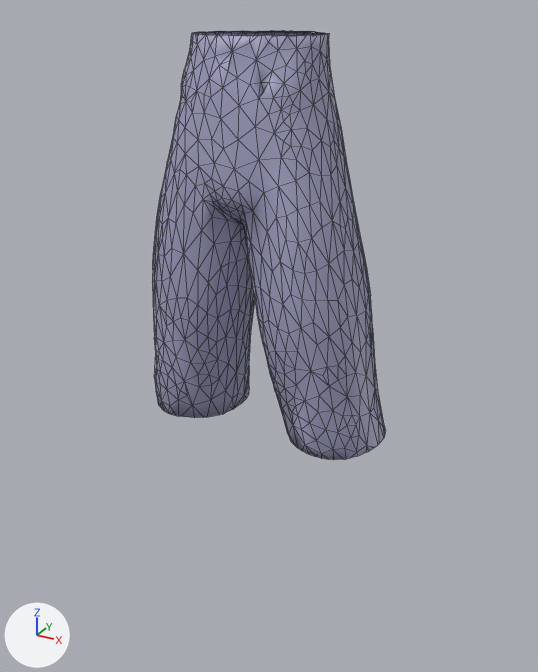
Two versions of the FBX model Assets/Resources/WRLDZ/Avatar3D/Clothes/argon_bottoms_bonz_dk_male.fbx, one commit apart.
Before and after are seen from a 50 mm camera at (0.546, -0.988, 1.247) aimed at (-0.001, 0.007, 0.75). The lights are fixed; the arrows at lower left show +X, +Y and +Z. The first picture is the older version. Mesh edges are drawn as thin lines.

The first picture shows 'ArgonCloth'.
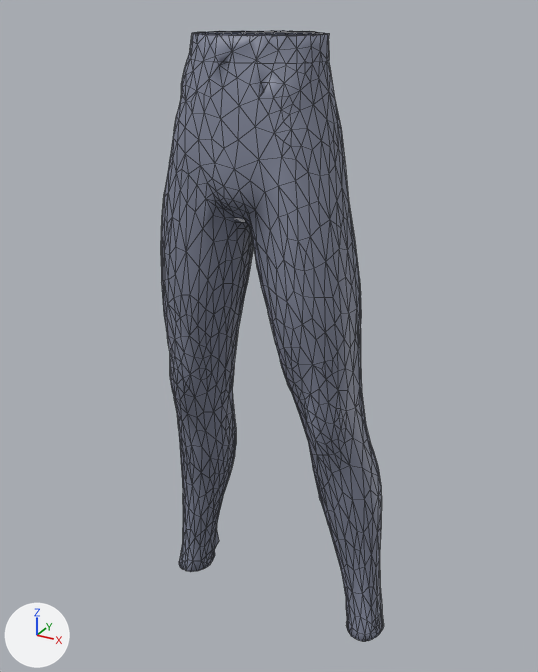
Boxes [x1, y1, x2, y2] around the edits, measured in the pictures (538 x 672 px; the box of a moved part takes in the faces that stretch with it):
```json
{"object": "ArgonCloth", "change": "reshaped", "before": [152, 30, 385, 460], "after": [161, 30, 384, 641], "on screen": "42% taller"}
{"part": 1, "of": "me_argoncloth_001", "change": "moved or reshaped", "before": [157, 366, 385, 460], "after": [174, 44, 384, 641]}
{"part": 2, "of": "me_argoncloth_001", "change": "recoloured", "before": [152, 30, 384, 453], "after": [161, 30, 366, 444]}
```

Scene script edits in JSON lines:
```json
{"op": "add", "block": "mat_argoncloth_bottoms_mat", "code": ["mat_argoncloth_bottoms_mat = principled_material('ArgonCloth_bottoms_mat')", "mat_argoncloth_bottoms_mat.base_color = (0.22, 0.239, 0.322)  # greyish blue #81869a"]}
{"block": "me_argoncloth_001", "where": "# used by ob_argoncloth; location = (0.0, 0.0, 0.0)"}
{"op": "remove", "block": "me_argoncloth_001", "code": "me_argoncloth_001.from_pydata(...)  # 1220 vertices, 2060 faces; spans x -0.208..0.208, y -0.125..0.084, z 0.6..1.218"}
{"op": "add", "block": "me_argoncloth_001", "code": "me_argoncloth_001.from_pydata(...)  # 1895 vertices, 3209 faces; spans x -0.224..0.223, y -0.124..0.092, z 0.186..1.218"}
{"block": "me_argoncloth_001", "change": "me_argoncloth_001 part 1: 713 vertices moved from x -0.201..0.203, y -0.125..0.082, z 0.612..1.075 to x -0.173..0.175, y -0.124..0.079, z 0.611..1.075; 158 vertices removed from x -0.208..0.208, y -0.09..0.084, z 0.6..0.663; 692 vertices added at x -0.224..0.223, y -0.107..0.083, z 0.186..1.183"}
{"block": "me_argoncloth_001", "change": "me_argoncloth_001 part 2: 1828 faces spanning x -0.173..0.175, y -0.124..0.079, z 0.611..1.218 switch from mat_argoncloth_bottoms_mat_001 (greyish blue #a3a3c4) to mat_argoncloth_bottoms_mat (greyish blue #81869a)"}
{"block": "me_argoncloth_001", "change": "other edits to the shape of me_argoncloth_001 do not show in these pictures"}
```
